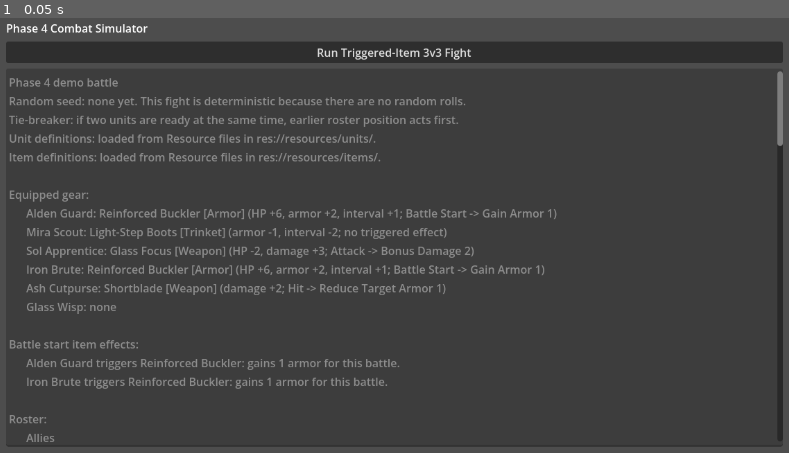
Above: before the commit, frame 1.
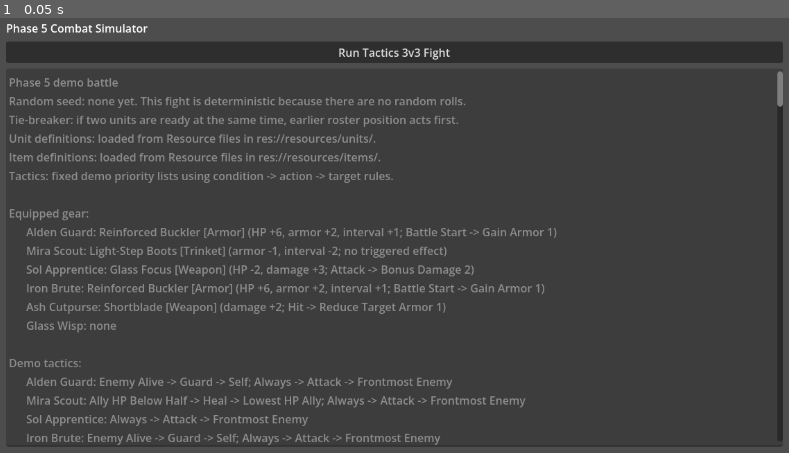
Above: after the commit, the same moment.

Repository: aqvm/clockwork-company
Game: Godot game, scene res://scenes/combat_test_scene.tscn
Same seed, same stepped clock (60 frames per second), same inputs: the game is played once before the commit and once after it.
Inputs:
- Up to frame 1 (0.05 s): no input

The runs differ from the first frame. In frame 1, 6.3% of the frame differs, in the area x 1-100%, y 1-99%.

Commit message:
Implement phase 5 basic tactics

Diff:
--- a/clockwork-company/scenes/combat_test_scene.tscn
+++ b/clockwork-company/scenes/combat_test_scene.tscn
@@ -29,12 +29,12 @@
 
 [node name="TitleLabel" type="Label" parent="MarginContainer/VBoxContainer" unique_id=1742556195]
 layout_mode = 2
-text = "Phase 4 Combat Simulator"
+text = "Phase 5 Combat Simulator"
 
 [node name="RunButton" type="Button" parent="MarginContainer/VBoxContainer" unique_id=1860827549]
 unique_name_in_owner = true
 layout_mode = 2
-text = "Run Triggered-Item 3v3 Fight"
+text = "Run Tactics 3v3 Fight"
 
 [node name="CombatLog" type="TextEdit" parent="MarginContainer/VBoxContainer" unique_id=969021937]
 unique_name_in_owner = true
--- a/clockwork-company/scripts/combat/combat_simulator.gd
+++ b/clockwork-company/scripts/combat/combat_simulator.gd
@@ -23,6 +23,18 @@
 const EFFECT_REDUCE_TARGET_ARMOR := "Reduce Target Armor"
 const EFFECT_HEAL_SELF := "Heal Self"
 const EFFECT_DAMAGE_KILLER := "Damage Killer"
+const CONDITION_ALWAYS := "Always"
+const CONDITION_SELF_HP_BELOW_HALF := "Self HP Below Half"
+const CONDITION_ALLY_HP_BELOW_HALF := "Ally HP Below Half"
+const CONDITION_ENEMY_ALIVE := "Enemy Alive"
+const ACTION_ATTACK := "Attack"
+const ACTION_HEAL := "Heal"
+const ACTION_GUARD := "Guard"
+const TARGET_SELF := "Self"
+const TARGET_LOWEST_HP_ALLY := "Lowest HP Ally"
+const TARGET_FRONTMOST_ENEMY := "Frontmost Enemy"
+const HEAL_AMOUNT := 5
+const GUARD_ARMOR_AMOUNT := 2
 const DEMO_UNIT_DEFINITIONS: Array[UnitDefinition] = [
 	preload("res://resources/units/alden_guard.tres"),
 	preload("res://resources/units/mira_scout.tres"),
@@ -129,11 +141,18 @@
 	var next_action_time := 10
 	var slot_index := 0
 	var equipped_item: ItemDefinition = null
+	var tactics: Array = []
+	var guard_armor := 0
 
 	# `func` declares a function. `_init` is Godot's constructor hook, called
 	# when code uses `UnitState.new(...)`. The text after `:` gives parameter
 	# types, and `-> void` means this function does not return a value.
-	func _init(definition: UnitDefinition, unit_slot_index: int, equipped_item_definition: ItemDefinition = null) -> void:
+	func _init(
+		definition: UnitDefinition,
+		unit_slot_index: int,
+		equipped_item_definition: ItemDefinition = null,
+		tactic_definitions: Array = []
+	) -> void:
 		# Dot syntax reads exported properties from the UnitDefinition Resource.
 		unit_name = definition.display_name
 		team = definition.team
@@ -143,6 +162,7 @@
 		action_interval = definition.action_interval
 		slot_index = unit_slot_index
 		equipped_item = equipped_item_definition
+		tactics = tactic_definitions
 
 		if equipped_item != null:
 			max_hp = max(1, max_hp + equipped_item.max_hp_modifier)
@@ -157,6 +177,9 @@
 	func is_alive() -> bool:
 		# Comparison operators like `>` produce a boolean result.
 		return hp > 0
+
+	func total_armor() -> int:
+		return armor + guard_armor
 
 
 # `Array[String]` is a typed array: this function promises to return an array
@@ -169,13 +192,16 @@
 
 	# Root log entries appear at the left edge; child entries render indented
 	# below the parent entry they explain.
-	log.add("Phase 4 demo battle")
+	log.add("Phase 5 demo battle")
 	log.add("Random seed: none yet. This fight is deterministic because there are no random rolls.")
 	log.add("Tie-breaker: if two units are ready at the same time, earlier roster position acts first.")
 	log.add("Unit definitions: loaded from Resource files in res://resources/units/.")
 	log.add("Item definitions: loaded from Resource files in res://resources/items/.")
+	log.add("Tactics: fixed demo priority lists using condition -> action -> target rules.")
 	log.add("")
 	_append_gear_summary(log, units)
+	log.add("")
+	_append_tactics_summary(log, units)
 	log.add("")
 	_apply_battle_start_item_effects(log, units)
 	log.add("")
@@ -195,30 +221,12 @@
 
 		# `var actor: UnitState` declares a variable with an explicit custom type.
 		var actor: UnitState = _find_next_actor(units)
-		var target: UnitState = _find_frontmost_target(units, _opposing_team(actor.team))
 		var current_time := actor.next_action_time
-		var attack_entry_id := log.add_at_time(current_time, "%s attacks %s." % [actor.unit_name, target.unit_name])
-		var bonus_damage := _apply_attack_item_effects(log, attack_entry_id, actor, target)
-		var damage_taken: int = max(1, actor.damage + bonus_damage - target.armor)
-		var previous_hp := target.hp
-
-		target.hp = max(0, target.hp - damage_taken)
+		var turn_entry_id := log.add_at_time(current_time, "%s takes a turn." % actor.unit_name)
+
+		_clear_guard_if_needed(log, turn_entry_id, actor)
+		_take_tactical_action(log, turn_entry_id, actor, units)
 		actions_taken += 1
-
-		log.add_child(
-			attack_entry_id,
-			"Damage dealt: %d. %s HP: %d -> %d."
-			% [damage_taken, target.unit_name, previous_hp, target.hp]
-		)
-
-		if target.is_alive():
-			_apply_hit_item_effects(log, attack_entry_id, actor, target)
-
-		# `not` flips a boolean value, so this means "if the target is not alive."
-		if not target.is_alive():
-			log.add_child(attack_entry_id, "%s is defeated." % target.unit_name)
-			_apply_kill_item_effects(log, attack_entry_id, actor)
-			_apply_death_item_effects(log, attack_entry_id, target, actor)
 
 		# `+=` is shorthand for assigning the old value plus something else.
 		actor.next_action_time += actor.action_interval
@@ -230,11 +238,47 @@
 
 func _create_demo_units() -> Array:
 	var units: Array = []
+	var demo_tactics := _create_demo_tactics()
 	# `for ... in ...` loops over each value in a collection. `DEMO_UNIT_DEFINITIONS.size()`
 	# returns an integer, and Godot treats that as the range `0` through `size - 1`.
 	for index in DEMO_UNIT_DEFINITIONS.size():
-		units.append(UnitState.new(DEMO_UNIT_DEFINITIONS[index], index, DEMO_EQUIPPED_ITEMS[index]))
+		units.append(UnitState.new(DEMO_UNIT_DEFINITIONS[index], index, DEMO_EQUIPPED_ITEMS[index], demo_tactics[index]))
 	return units
+
+
+func _create_demo_tactics() -> Array:
+	return [
+		[
+			_create_tactic(CONDITION_ENEMY_ALIVE, ACTION_GUARD, TARGET_SELF),
+			_create_tactic(CONDITION_ALWAYS, ACTION_ATTACK, TARGET_FRONTMOST_ENEMY),
+		],
+		[
+			_create_tactic(CONDITION_ALLY_HP_BELOW_HALF, ACTION_HEAL, TARGET_LOWEST_HP_ALLY),
+			_create_tactic(CONDITION_ALWAYS, ACTION_ATTACK, TARGET_FRONTMOST_ENEMY),
+		],
+		[
+			_create_tactic(CONDITION_ALWAYS, ACTION_ATTACK, TARGET_FRONTMOST_ENEMY),
+		],
+		[
+			_create_tactic(CONDITION_ENEMY_ALIVE, ACTION_GUARD, TARGET_SELF),
+			_create_tactic(CONDITION_ALWAYS, ACTION_ATTACK, TARGET_FRONTMOST_ENEMY),
+		],
+		[
+			_create_tactic(CONDITION_ALWAYS, ACTION_ATTACK, TARGET_FRONTMOST_ENEMY),
+		],
+		[
+			_create_tactic(CONDITION_ALLY_HP_BELOW_HALF, ACTION_HEAL, TARGET_LOWEST_HP_ALLY),
+			_create_tactic(CONDITION_ALWAYS, ACTION_ATTACK, TARGET_FRONTMOST_ENEMY),
+		],
+	]
+
+
+func _create_tactic(condition: String, action: String, target: String) -> TacticDefinition:
+	var tactic := TacticDefinition.new()
+	tactic.condition = condition
+	tactic.action = action
+	tactic.target = target
+	return tactic
 
 
 func _append_gear_summary(log: CombatLog, units: Array) -> void:
@@ -244,6 +288,15 @@
 			log.add_child(gear_entry_id, "%s: none" % unit.unit_name)
 		else:
 			log.add_child(gear_entry_id, "%s: %s" % [unit.unit_name, _describe_item(unit.equipped_item)])
+
+
+func _append_tactics_summary(log: CombatLog, units: Array) -> void:
+	var tactics_entry_id := log.add("Demo tactics:")
+	for unit: UnitState in units:
+		var tactic_texts: Array[String] = []
+		for tactic: TacticDefinition in unit.tactics:
+			tactic_texts.append(_describe_tactic(tactic))
+		log.add_child(tactics_entry_id, "%s: %s" % [unit.unit_name, _join_text_parts(tactic_texts, "; ")])
 
 
 func _apply_battle_start_item_effects(log: CombatLog, units: Array) -> void:
@@ -289,16 +342,39 @@
 		return
 
 	if actor.equipped_item.effect == EFFECT_REDUCE_TARGET_ARMOR:
-		var previous_armor := target.armor
-		target.armor = max(0, target.armor - actor.equipped_item.effect_amount)
-		log.add_child(
-			parent_entry_id,
-			"%s triggers %s on hit: %s armor %d -> %d."
-			% [actor.unit_name, actor.equipped_item.display_name, target.unit_name, previous_armor, target.armor]
-		)
+		_reduce_target_armor(log, parent_entry_id, actor, target)
 		return
 
 	log.add_child(parent_entry_id, _unsupported_effect_text(actor, TRIGGER_HIT))
+
+
+func _reduce_target_armor(log: CombatLog, parent_entry_id: int, actor: UnitState, target: UnitState) -> void:
+	var previous_base_armor := target.armor
+	var previous_guard_armor := target.guard_armor
+	var remaining_reduction := actor.equipped_item.effect_amount
+
+	if target.armor > 0:
+		var base_reduction: int = min(target.armor, remaining_reduction)
+		target.armor -= base_reduction
+		remaining_reduction -= base_reduction
+
+	if remaining_reduction > 0 and target.guard_armor > 0:
+		var guard_reduction: int = min(target.guard_armor, remaining_reduction)
+		target.guard_armor -= guard_reduction
+
+	log.add_child(
+		parent_entry_id,
+		"%s triggers %s on hit: %s base armor %d -> %d, temporary armor %d -> %d."
+		% [
+			actor.unit_name,
+			actor.equipped_item.display_name,
+			target.unit_name,
+			previous_base_armor,
+			target.armor,
+			previous_guard_armor,
+			target.guard_armor,
+		]
+	)
 
 
 func _apply_kill_item_effects(log: CombatLog, parent_entry_id: int, actor: UnitState) -> void:
@@ -348,9 +424,156 @@
 			if unit.team == team:
 				log.add_child(
 					team_entry_id,
-					"%s | HP %d | damage %d | armor %d | interval %d | item %s"
-					% [unit.unit_name, unit.max_hp, unit.damage, unit.armor, unit.action_interval, _item_name_or_none(unit)]
+					"%s | HP %d | damage %d | armor %d | interval %d | item %s | tactics %d"
+					% [unit.unit_name, unit.max_hp, unit.damage, unit.total_armor(), unit.action_interval, _item_name_or_none(unit), unit.tactics.size()]
 				)
+
+
+func _take_tactical_action(log: CombatLog, turn_entry_id: int, actor: UnitState, units: Array) -> void:
+	for tactic: TacticDefinition in actor.tactics:
+		if not _condition_matches(tactic.condition, actor, units):
+			continue
+
+		var target := _find_tactic_target(tactic.target, actor, units)
+		if target == null:
+			log.add_child(turn_entry_id, "Tactic skipped: %s. No valid target." % _describe_tactic(tactic))
+			continue
+
+		log.add_child(
+			turn_entry_id,
+			"Tactic selected: %s. Condition true; target is %s."
+			% [_describe_tactic(tactic), target.unit_name]
+		)
+		_resolve_tactic_action(log, turn_entry_id, actor, target, tactic.action)
+		return
+
+	var fallback_target := _find_frontmost_target(units, _opposing_team(actor.team))
+	log.add_child(turn_entry_id, "No tactic matched; default attack used against %s." % fallback_target.unit_name)
+	_resolve_attack(log, turn_entry_id, actor, fallback_target)
+
+
+func _resolve_tactic_action(
+	log: CombatLog,
+	turn_entry_id: int,
+	actor: UnitState,
+	target: UnitState,
+	action: String
+) -> void:
+	if action == ACTION_HEAL:
+		_resolve_heal(log, turn_entry_id, actor, target)
+		return
+
+	if action == ACTION_GUARD:
+		_resolve_guard(log, turn_entry_id, actor)
+		return
+
+	_resolve_attack(log, turn_entry_id, actor, target)
+
+
+func _resolve_attack(log: CombatLog, turn_entry_id: int, actor: UnitState, target: UnitState) -> void:
+	var attack_entry_id := log.add_child(turn_entry_id, "%s attacks %s." % [actor.unit_name, target.unit_name])
+	var bonus_damage := _apply_attack_item_effects(log, attack_entry_id, actor, target)
+	var target_armor := target.total_armor()
+	var damage_taken: int = max(1, actor.damage + bonus_damage - target_armor)
+	var previous_hp := target.hp
+
+	target.hp = max(0, target.hp - damage_taken)
+
+	log.add_child(
+		attack_entry_id,
+		"Damage dealt: %d. %s armor: %d. HP: %d -> %d."
+		% [damage_taken, target.unit_name, target_armor, previous_hp, target.hp]
+	)
+
+	if target.is_alive():
+		_apply_hit_item_effects(log, attack_entry_id, actor, target)
+
+	# `not` flips a boolean value, so this means "if the target is not alive."
+	if not target.is_alive():
+		log.add_child(attack_entry_id, "%s is defeated." % target.unit_name)
+		_apply_kill_item_effects(log, attack_entry_id, actor)
+		_apply_death_item_effects(log, attack_entry_id, target, actor)
+
+
+func _resolve_heal(log: CombatLog, turn_entry_id: int, actor: UnitState, target: UnitState) -> void:
+	var previous_hp := target.hp
+	target.hp = min(target.max_hp, target.hp + HEAL_AMOUNT)
+	log.add_child(
+		turn_entry_id,
+		"%s heals %s for %d HP. HP: %d -> %d."
+		% [actor.unit_name, target.unit_name, target.hp - previous_hp, previous_hp, target.hp]
+	)
+
+
+func _resolve_guard(log: CombatLog, turn_entry_id: int, actor: UnitState) -> void:
+	actor.guard_armor = GUARD_ARMOR_AMOUNT
+	log.add_child(
+		turn_entry_id,
+		"%s guards: temporary armor +%d until their next turn. Armor is now %d."
+		% [actor.unit_name, actor.guard_armor, actor.total_armor()]
+	)
+
+
+func _clear_guard_if_needed(log: CombatLog, turn_entry_id: int, actor: UnitState) -> void:
+	if actor.guard_armor == 0:
+		return
+
+	var previous_armor := actor.total_armor()
+	log.add_child(
+		turn_entry_id,
+		"%s's guard expires: armor %d -> %d."
+		% [actor.unit_name, previous_armor, actor.armor]
+	)
+	actor.guard_armor = 0
+
+
+func _condition_matches(condition: String, actor: UnitState, units: Array) -> bool:
+	if condition == CONDITION_ALWAYS:
+		return true
+
+	if condition == CONDITION_SELF_HP_BELOW_HALF:
+		return _is_below_half_hp(actor)
+
+	if condition == CONDITION_ALLY_HP_BELOW_HALF:
+		return _find_lowest_hp_ally_below_half(units, actor.team) != null
+
+	if condition == CONDITION_ENEMY_ALIVE:
+		return _team_has_living_unit(units, _opposing_team(actor.team))
+
+	return false
+
+
+func _find_tactic_target(target_rule: String, actor: UnitState, units: Array) -> UnitState:
+	if target_rule == TARGET_SELF:
+		return actor
+
+	if target_rule == TARGET_LOWEST_HP_ALLY:
+		return _find_lowest_hp_ally_below_half(units, actor.team)
+
+	if target_rule == TARGET_FRONTMOST_ENEMY:
+		return _find_frontmost_target(units, _opposing_team(actor.team))
+
+	return null
+
+
+func _find_lowest_hp_ally_below_half(units: Array, team: String) -> UnitState:
+	var lowest_ally: UnitState = null
+	for unit: UnitState in units:
+		if unit.team != team or not unit.is_alive() or not _is_below_half_hp(unit):
+			continue
+
+		if lowest_ally == null:
+			lowest_ally = unit
+		elif unit.hp < lowest_ally.hp:
+			lowest_ally = unit
+		elif unit.hp == lowest_ally.hp and unit.slot_index < lowest_ally.slot_index:
+			lowest_ally = unit
+
+	return lowest_ally
+
+
+func _is_below_half_hp(unit: UnitState) -> bool:
+	return unit.hp * 2 < unit.max_hp
 
 
 func _find_next_actor(units: Array) -> UnitState:
@@ -413,6 +636,10 @@
 	return "%s [%s] (%s; %s)" % [item.display_name, item.slot, _describe_item_modifiers(item), _describe_item_effect(item)]
 
 
+func _describe_tactic(tactic: TacticDefinition) -> String:
+	return "%s -> %s -> %s" % [tactic.condition, tactic.action, tactic.target]
+
+
 func _describe_item_modifiers(item: ItemDefinition) -> String:
 	var parts: Array[String] = []
 	_append_modifier_text(parts, "HP", item.max_hp_modifier)
--- /dev/null
+++ b/clockwork-company/scripts/data/tactic_definition.gd
@@ -0,0 +1,7 @@
+extends Resource
+
+class_name TacticDefinition
+
+@export_enum("Always", "Self HP Below Half", "Ally HP Below Half", "Enemy Alive") var condition := "Always"
+@export_enum("Attack", "Heal", "Guard") var action := "Attack"
+@export_enum("Self", "Lowest HP Ally", "Frontmost Enemy") var target := "Frontmost Enemy"
Not shown, added: clockwork-company/scripts/data/tactic_definition.gd.uid
Not shown, changed: ARCHITECTURE.md
Not shown, changed: DESIGN_NOTES.md
Not shown, changed: LEARNING_LOG.md
